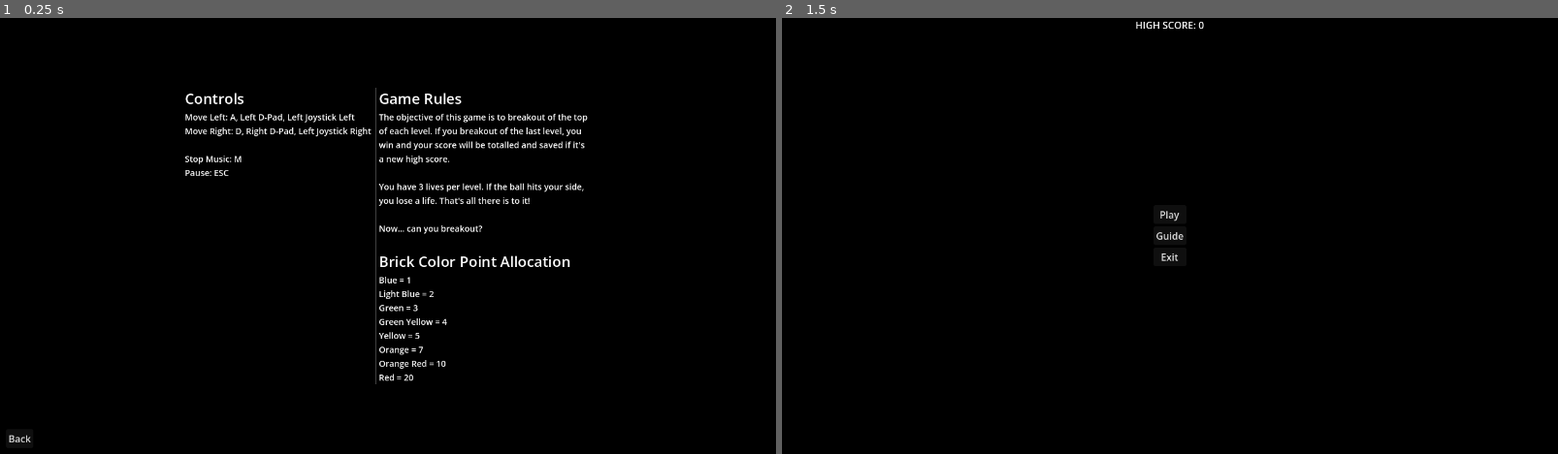
Above: before the commit, frames 1-2 (left to right).
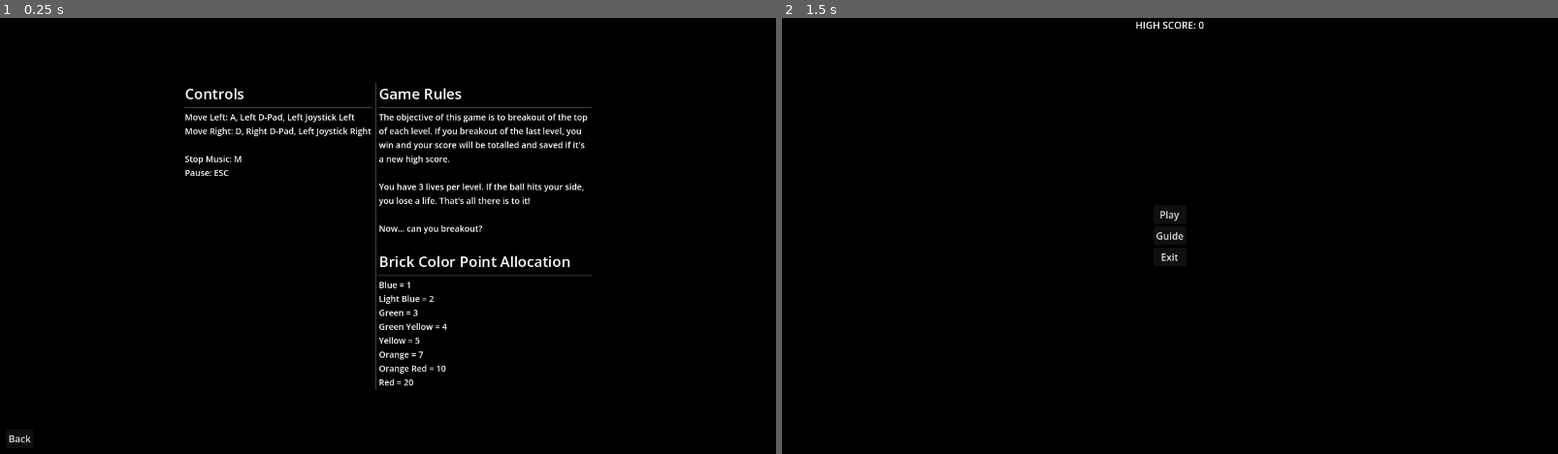
Above: after the commit, the same moments.

Repository: jordonbigelow/Can-You-Breakout
Game: Godot game, scene res://Scenes/user_guide.tscn
The game is run twice, just before and just after one commit, with the same random seed, the same clock (stepped at 60 frames per second) and the same inputs. This scene is started directly instead of the project's main scene. Sound files missing from this copy of the repository are replaced by a short silence.
Inputs:
- Up to frame 1 (0.25 s): no input
- Up to frame 2 (1.5 s): tap Enter at 0.5 s; hold D (move_right) 0.53-1.25 s; click "Back" at 1.25 s

The runs differ from the first frame. In frame 1, 1.3% of the frame differs, in the area x 23-77%, y 14-86%; in frame 2, nothing differs.

Commit message:
added hseperators in the user guide screen

Diff:
--- a/Scenes/user_guide.tscn
+++ b/Scenes/user_guide.tscn
@@ -45,6 +45,9 @@
 theme_override_font_sizes/font_size = 24
 text = "Controls"
 
+[node name="HSeparator" type="HSeparator" parent="CenterContainer/HBoxContainer/VBoxContainer" unique_id=287446359]
+layout_mode = 2
+
 [node name="ControlsContentLabel" type="Label" parent="CenterContainer/HBoxContainer/VBoxContainer" unique_id=2052482814]
 layout_mode = 2
 theme_override_font_sizes/font_size = 14
@@ -65,6 +68,9 @@
 theme_override_font_sizes/font_size = 24
 text = "Game Rules"
 
+[node name="HSeparator" type="HSeparator" parent="CenterContainer/HBoxContainer/VBoxContainer2" unique_id=263970048]
+layout_mode = 2
+
 [node name="GuideContentLabel" type="Label" parent="CenterContainer/HBoxContainer/VBoxContainer2" unique_id=735601582]
 custom_minimum_size = Vector2(350, 0)
 layout_mode = 2
@@ -81,6 +87,9 @@
 layout_mode = 2
 theme_override_font_sizes/font_size = 24
 text = "Brick Color Point Allocation"
+
+[node name="HSeparator2" type="HSeparator" parent="CenterContainer/HBoxContainer/VBoxContainer2" unique_id=1551529334]
+layout_mode = 2
 
 [node name="ScoreContentLabel" type="Label" parent="CenterContainer/HBoxContainer/VBoxContainer2" unique_id=54958230]
 layout_mode = 2
